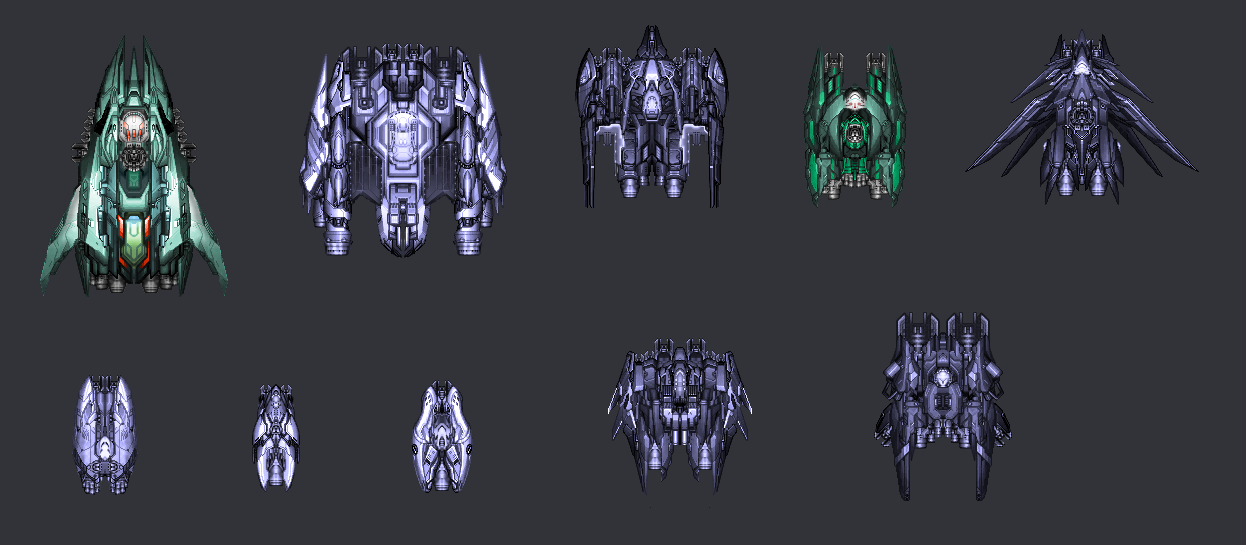
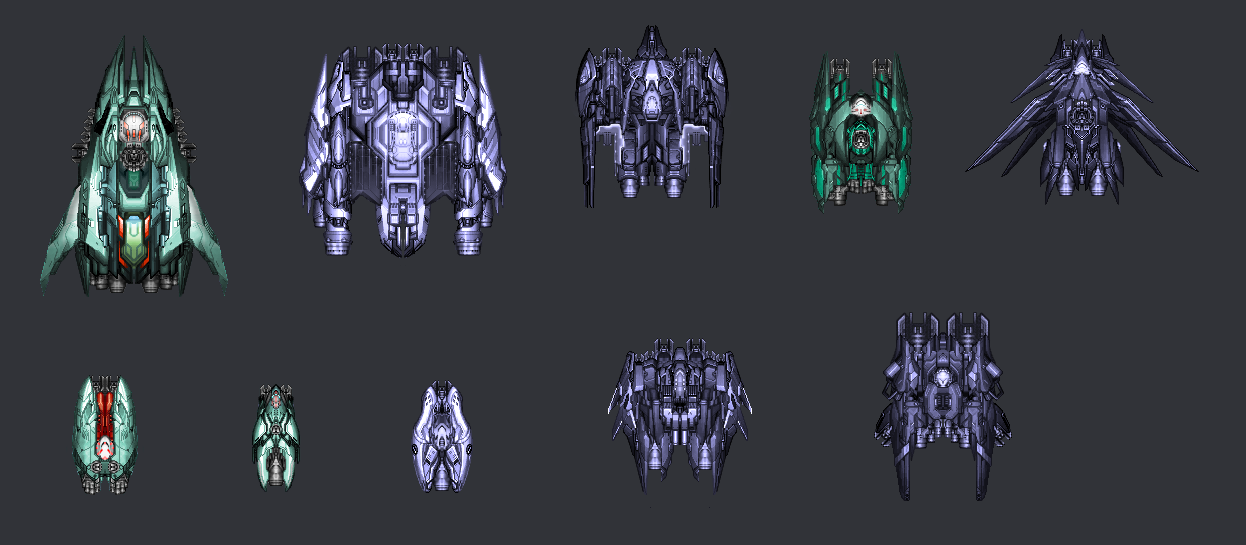
Revision of a layered 1246 × 545 image; what changed, layer by layer:
added layer "der_stuys: Background" above "der_sultira: Background" over (251, 384, 301, 492)
painted on "der_sultira: Background" over (803, 45, 913, 214)
removed layer "der_sultira: Background" (2nd of 2) over (803, 45, 907, 208)
added layer "der_moroka: Background" above "der_lorinte: Background" over (66, 375, 144, 495)
